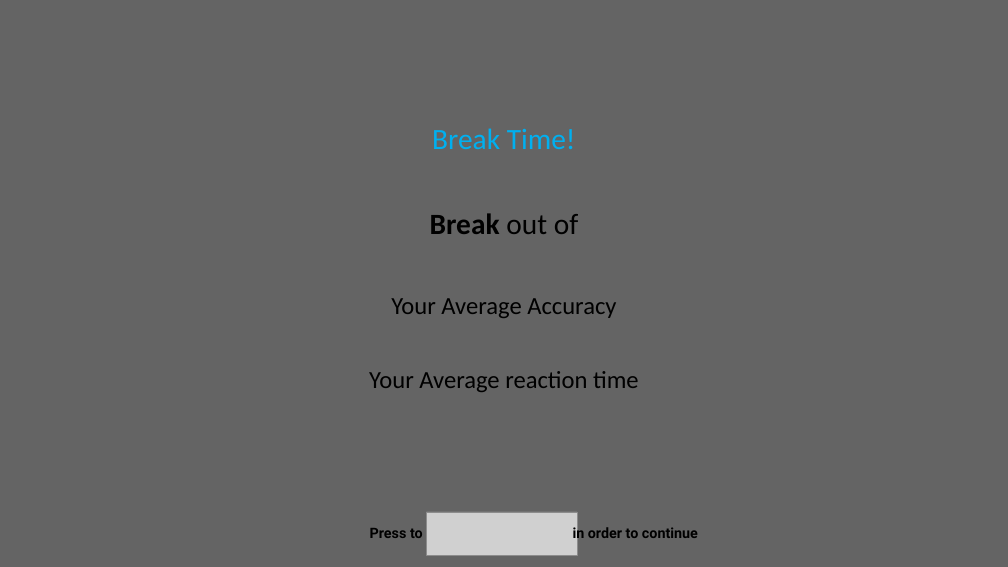
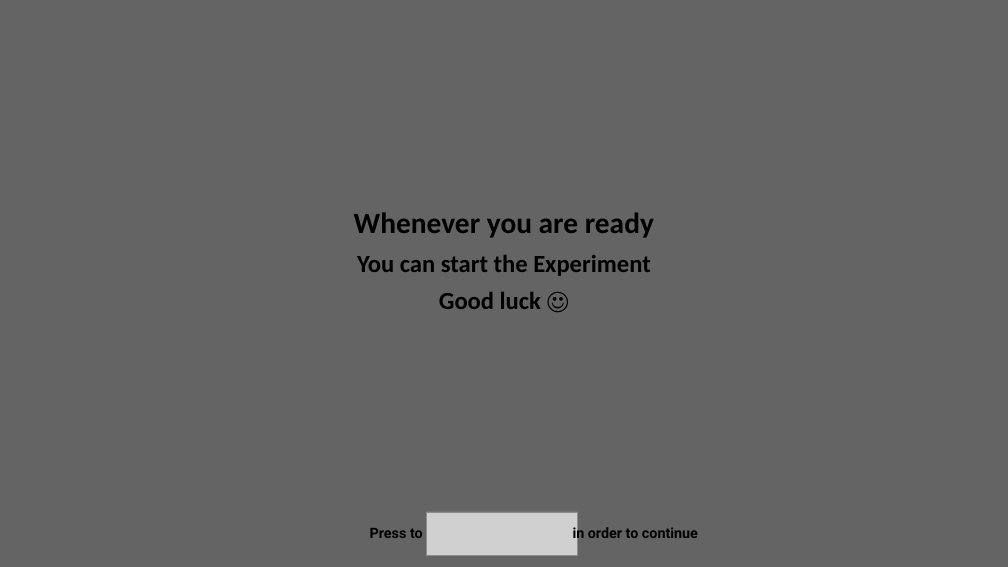
Before and after one commit to Ibrahim-V-Arslan/MT_Sequential_Effects, a slide deck: slide 4 of Squircle experiment/Instructions/Instruction Creator.pptx (slide 3 before the commit). Drawn at 1008x567 pixels with LibreOffice and Linux fonts; fonts in the diff are those of the drawing; grey boxes stand for pictures. Boxes give left, top, right and bottom in pixels: in the first picture for what was removed or moved away, otherwise in the second. Text is boxed around its words. In the diff, an @@ line names an element or a change of style, - is before the commit and + after.

```diff
--- a/Squircle experiment/Instructions/Instruction Creator.pptx
+++ b/Squircle experiment/Instructions/Instruction Creator.pptx
@@ text at (354, 212, 654, 309): text changed; bold on @@
-Break Time!
-Break out of
-Your Average Accuracy
-Your Average reaction time
+Whenever you are ready
+You can start the Experiment
+Good luck ☺
```
Also in this commit, not shown: 3 other slides changed, 25 other files.
